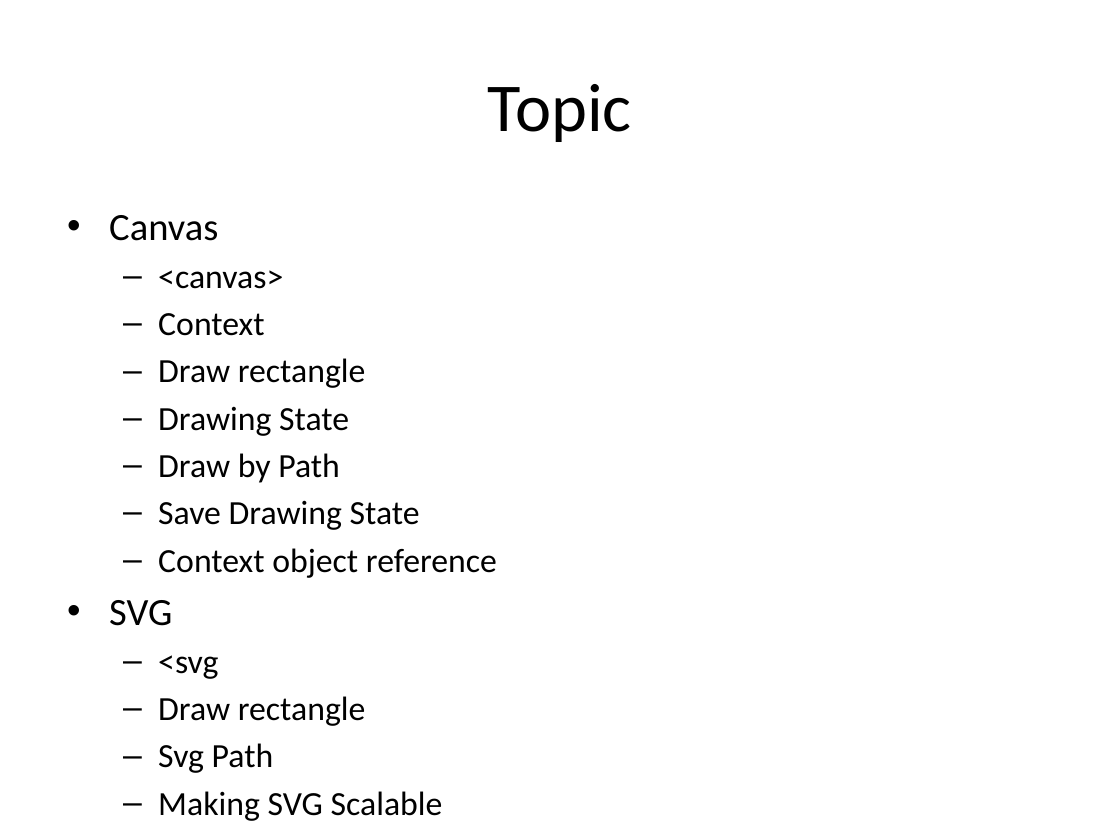
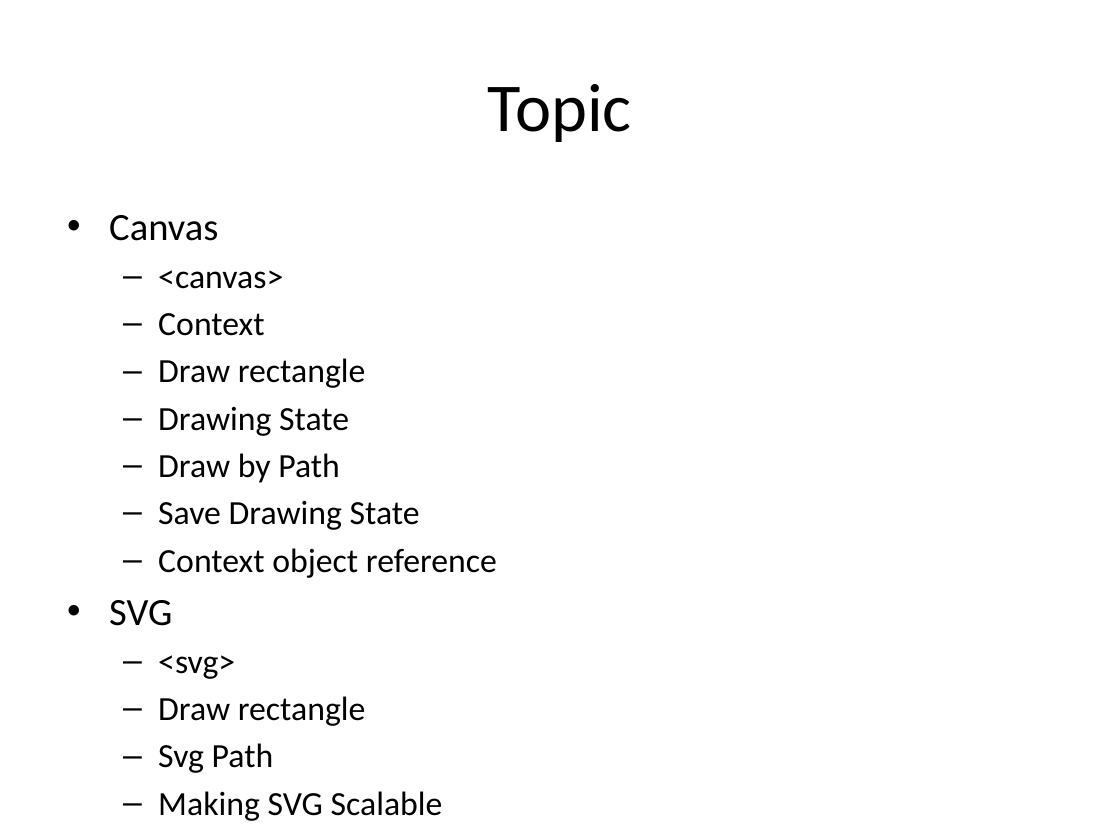
Before and after one commit to HLimit/h5_Traning, a slide deck: slide 3 of [presentation/[8]Canvas&SVG.pptx. Drawn at 1120x840 pixels with LibreOffice and Linux fonts; fonts in the diff are those of the drawing. Boxes give left, top, right and bottom in pixels: in the first picture for what was removed or moved away, otherwise in the second. Text is boxed around its words. In the diff, an @@ line names an element or a change of style, - is before the commit and + after.

```diff
--- a/[presentation/[8]Canvas&SVG.pptx
+++ b/[presentation/[8]Canvas&SVG.pptx
@@ text at (x1=158, y1=655, x2=235, y2=679): text changed @@
-  – <svg
+  – <svg>
```
Also in this commit, not shown: 22 other files.
